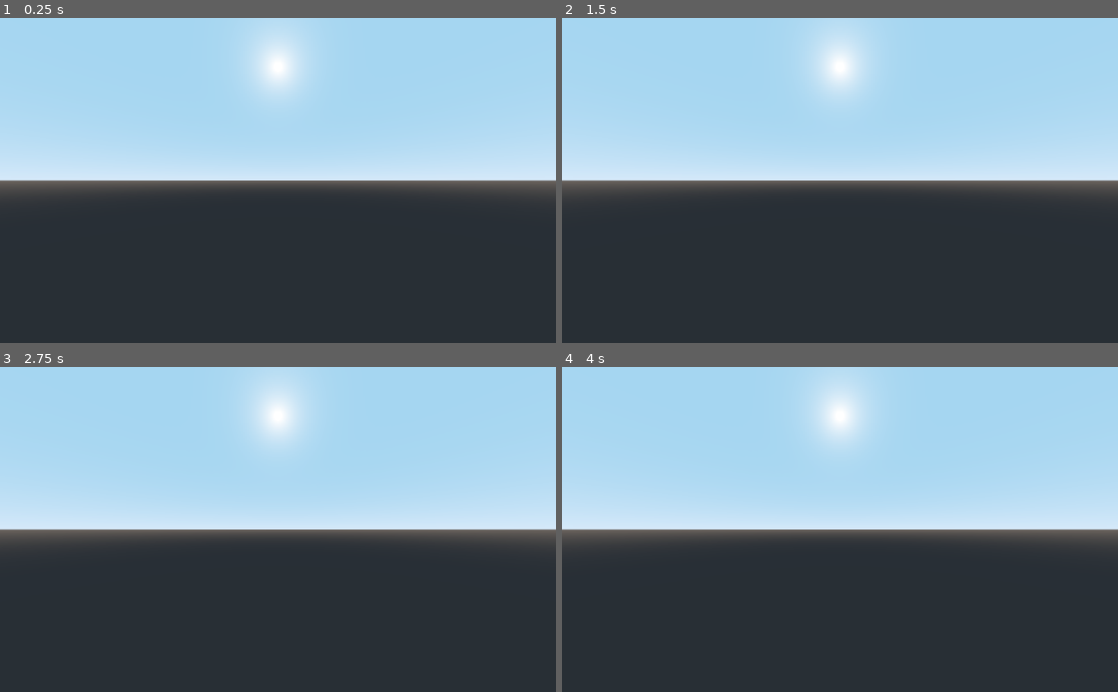
Above: before the commit, frames 1-4 (two rows, left to right).
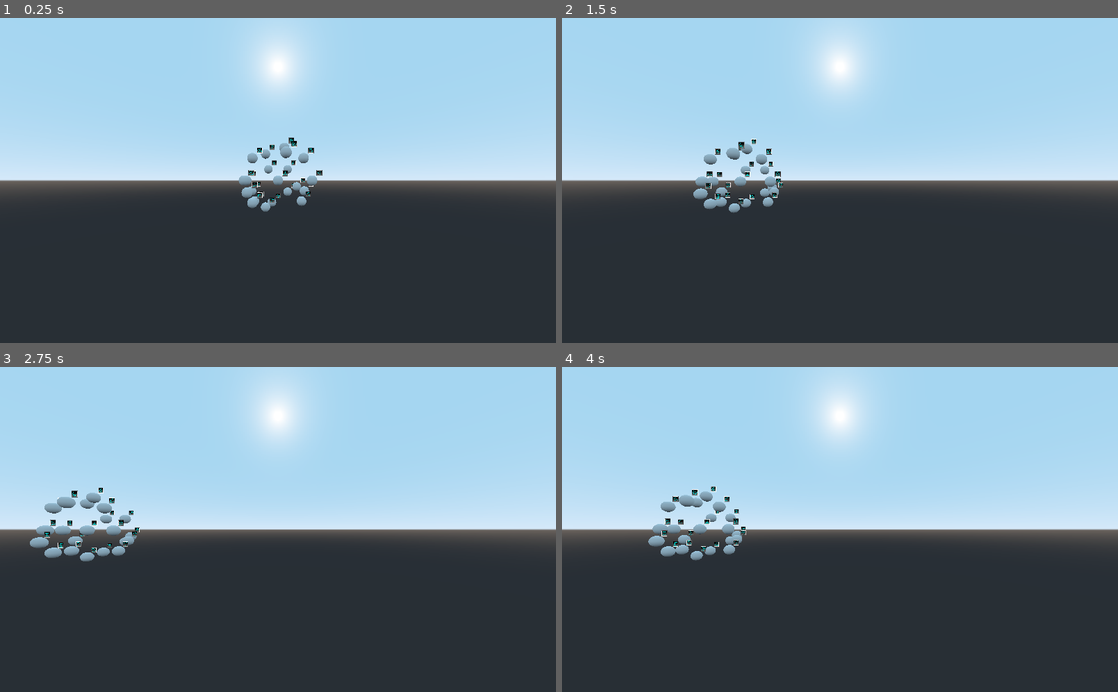
Above: after the commit, the same moments.

Repository: GentlemadScientist/se_glyphs
Game: Godot game, scene res://main.tscn
The game is run twice, just before and just after one commit, with the same random seed, the same clock (stepped at 60 frames per second) and the same inputs.
Inputs (mouse positions are in pixels of both pictures, inside the frame that each line leads up to):
- Up to frame 1 (0.25 s): no input
- Up to frame 2 (1.5 s): tap Enter at 0.5 s; move the mouse to (962, 164) at 0.52 s; hold D 0.53-1.25 s; tap C at 0.6 s; click (962, 164) at 0.67 s; tap Space at 0.77 s; drag from (728, 196) to (812, 245) at 1.27 s
- Up to frame 3 (2.75 s): tap Space at 2 s; move the mouse to (333, 458) at 2.02 s; hold D from 2.03 s (still down); tap C at 2.1 s
- Up to frame 4 (4 s): release D at 2.75 s; drag from (812, 594) to (673, 480) at 2.77 s; tap Enter at 3.5 s; move the mouse to (1006, 578) at 3.52 s; hold A from 3.53 s (still down); tap C at 3.6 s; tap Space at 3.77 s

The runs differ from the first frame. In frame 1, 1.0% of the frame differs, in the area x 42-58%, y 36-60%; in frame 2, 1.2%; in frame 3, 1.5%, in the area x 5-26%, y 37-60%; in frame 4, 1.3%.
Error before the commit: Unable to iterate on object of type 'Nil'. (res://main.gd:17)

Commit message:
Data as res

Diff:
--- a/main.gd
+++ b/main.gd
@@ -2,11 +2,9 @@
 
 var glyphs = {}
 
-func load_data():
-	var data_file = File.new()
-	data_file.open("user://data.json", File.READ)
-	var content = data_file.get_as_text()
-	data_file.close()
+func load_data(content):
+	if content.length() == 0:
+		return
 	var json = JSON.parse(content)
 	var glyph_script = preload("res://glyph_image.gd")
 	var glyph_area_script = preload("res://glyph_area.gd")
@@ -62,8 +60,18 @@
 	pass
 
 func _ready():
+	if OS.is_debug_build():
+		# Read local user file
+		var data_file = File.new()
+		data_file.open("res://data.json", File.READ)
+		var content = data_file.get_as_text()
+		load_data(content)
+		data_file.close()
+	else:
+		# HTML release : load data.json through http. I could not find a way to export user file
+
+		pass
 	draw_grid()
-	load_data()
 	init_handlers()
 
 func _unhandled_input(event):
Not shown, changed: output/se_glyphs.html
Not shown, changed: output/se_glyphs.pck
